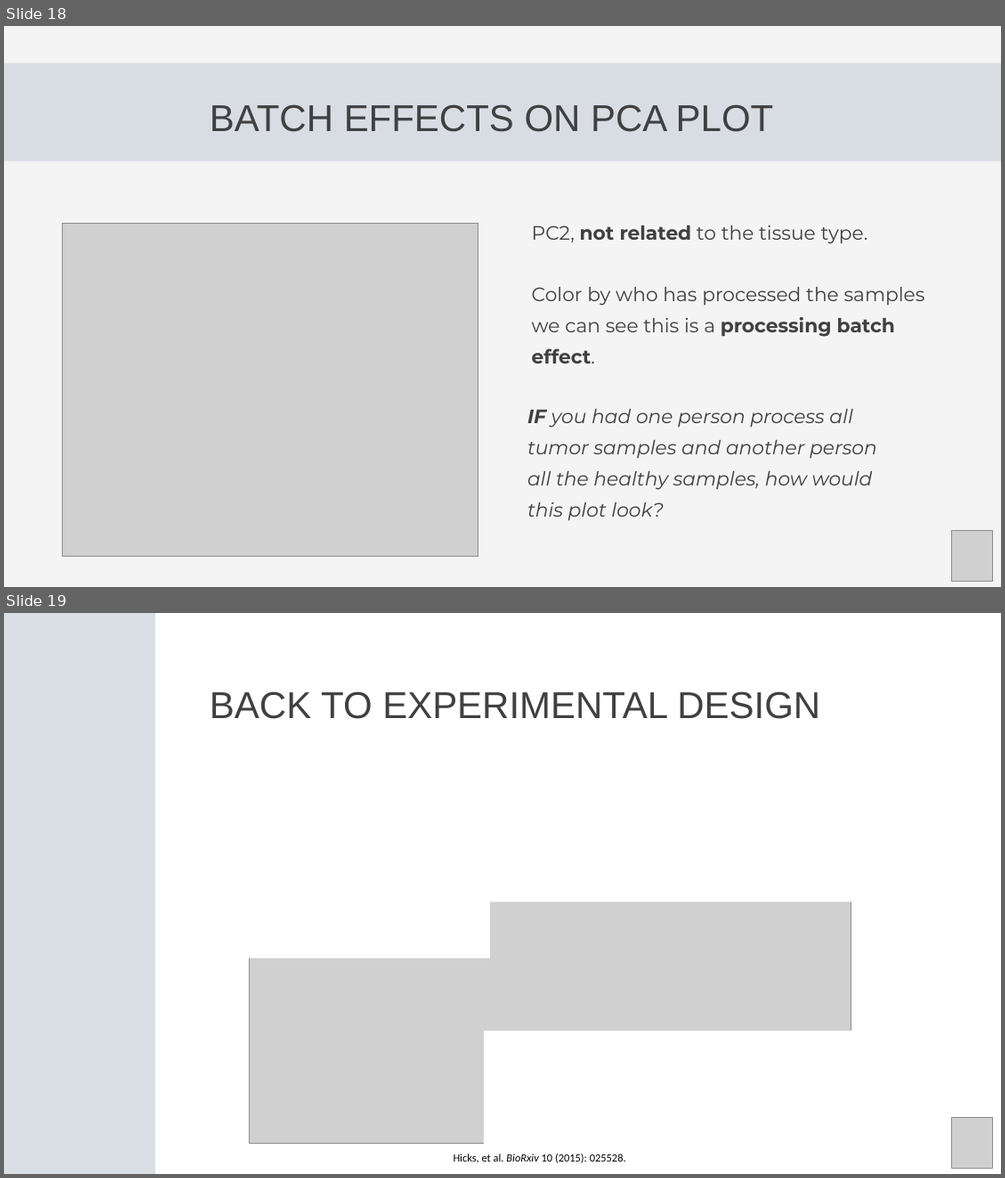
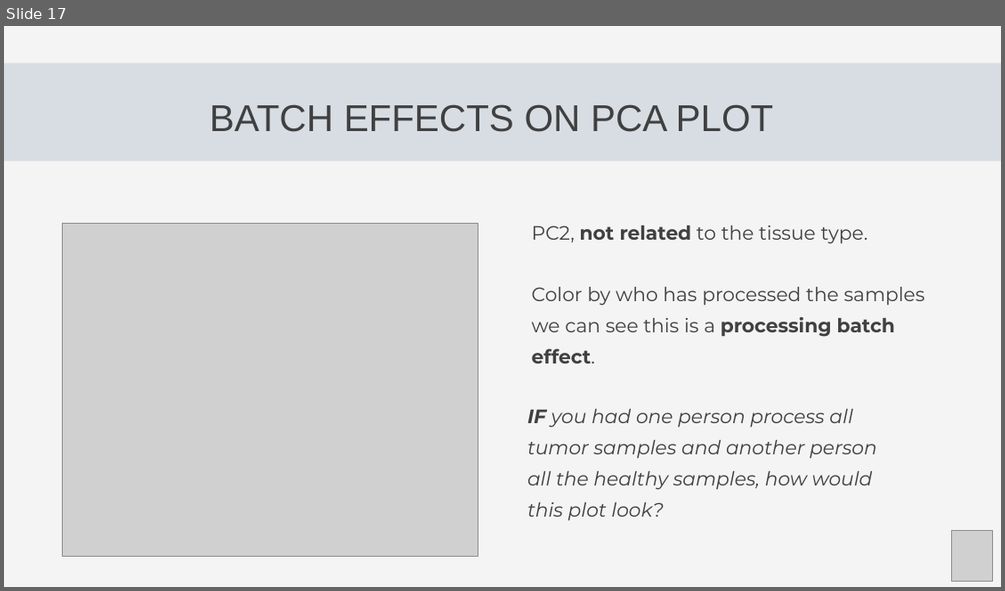
Before and after one commit to Center-for-Health-Data-Science/Foundations-of-Health-Data-Science, a slide deck: Slides/FHDS_Exploratory_Data_Analysis_Part2.pptx. Shown one above the other, each under a label of ours: slides 18 and 19 before the commit, slide 17 after it. The pictures are 1005x1178 and 1005x591 pixels, drawn with LibreOffice and Linux fonts; fonts in the diff are those of the drawing; grey boxes stand for pictures. Boxes give left, top, right and bottom in pixels: in the first picture for what was removed or moved away, otherwise in the second. Text is boxed around its words. In the diff, an @@ line names an element or a change of style, - is before the commit and + after.

```diff
--- a/Slides/FHDS_Exploratory_Data_Analysis_Part2.pptx
+++ b/Slides/FHDS_Exploratory_Data_Analysis_Part2.pptx
@@ slide 19 removed at bbox=[4, 613, 1001, 1174], background #FFFFFF @@
@@ freeform shape removed at bbox=[4, 613, 155, 1174] @@
@@ text removed at bbox=[210, 691, 820, 719] @@
-BACK TO EXPERIMENTAL DESIGN
@@ rectangle removed at bbox=[237, 738, 490, 958] @@
@@ picture removed at bbox=[250, 744, 851, 1143] @@
@@ rectangle removed at bbox=[490, 739, 864, 901] @@
@@ rectangle removed at bbox=[484, 1030, 863, 1148] @@
@@ picture removed at bbox=[951, 1117, 992, 1167] @@
@@ text removed at bbox=[453, 1153, 626, 1163] @@
-Hicks, et al. BioRxiv 10 (2015): 025528.
@@ what was slide 18 is now slide 17 @@
```
Also in this commit, not shown: 4 slides changed, 3 slides added, 6 other slides removed.
